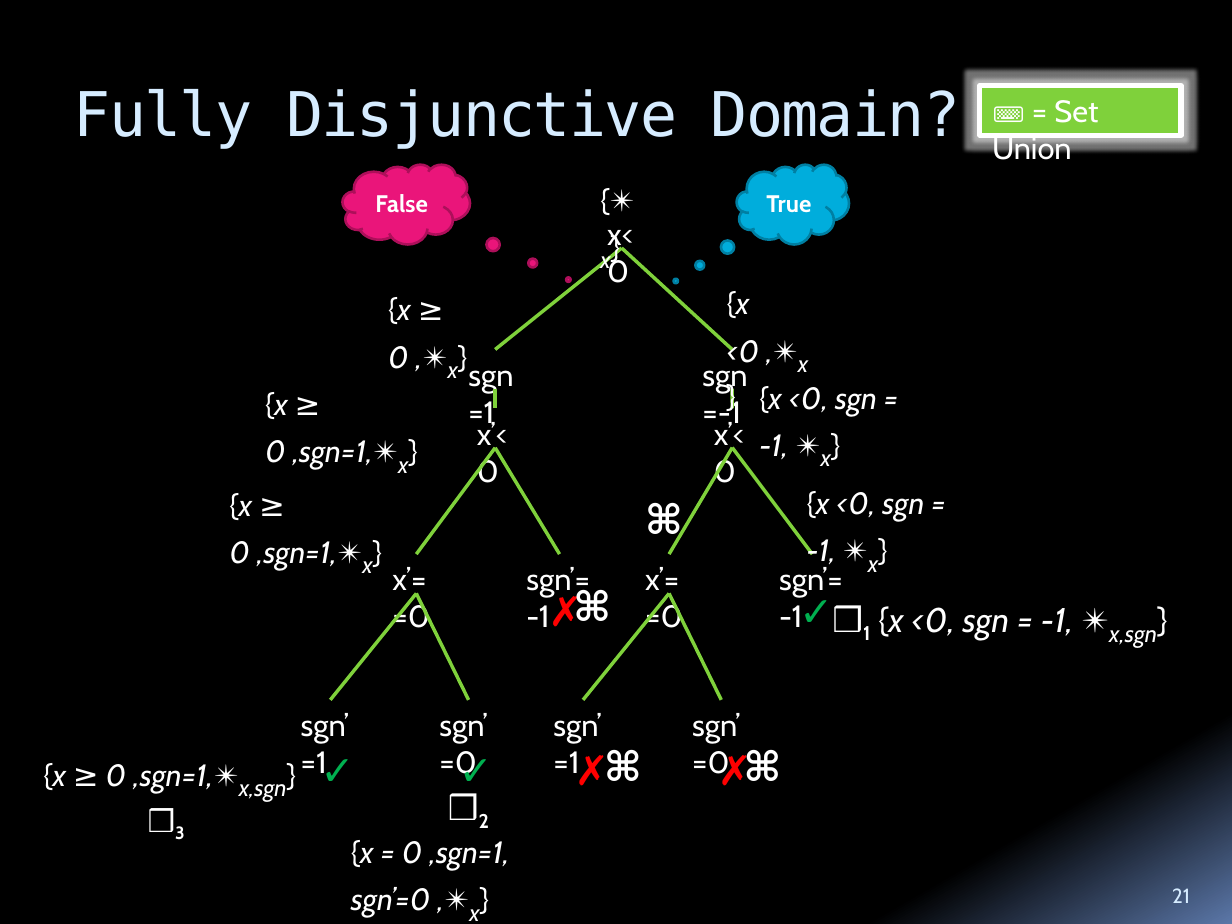
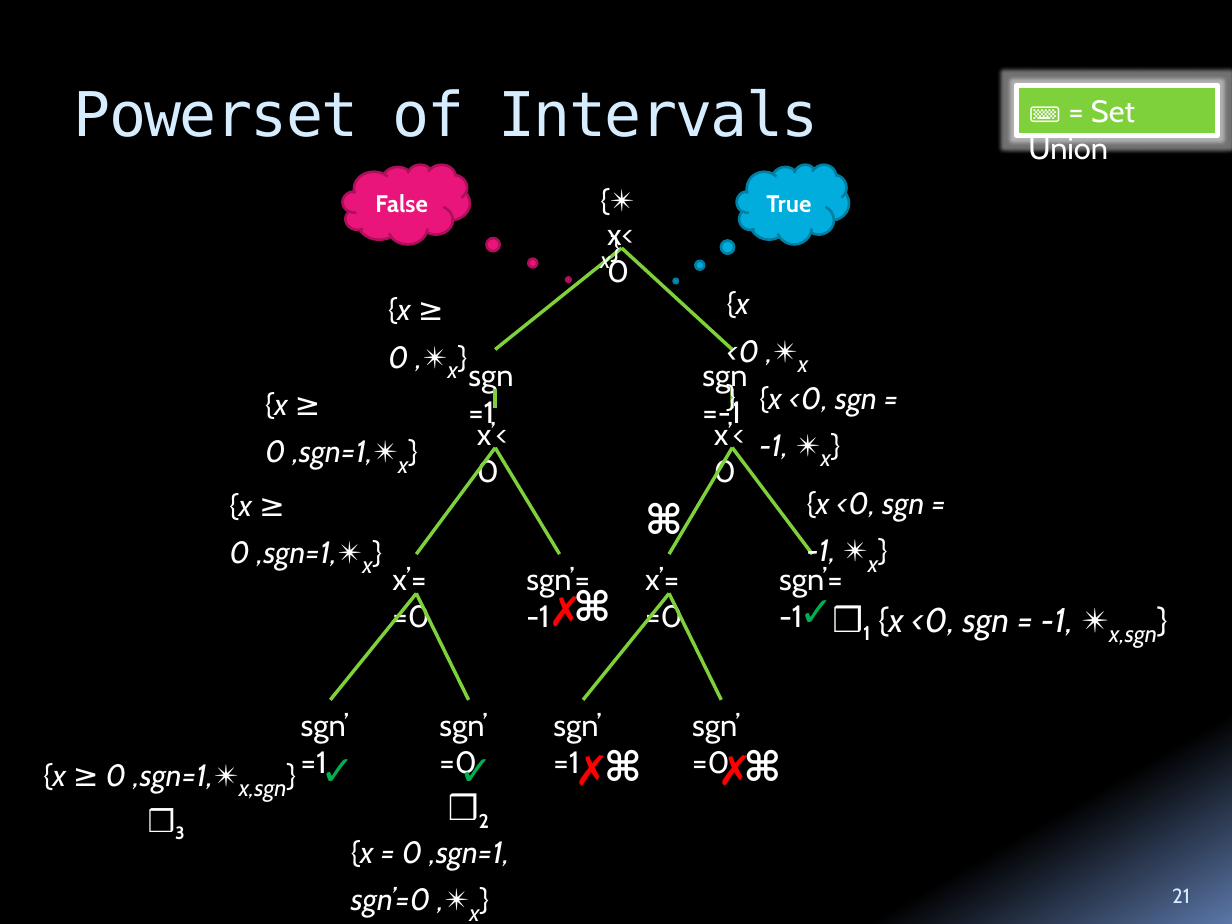
Before and after one commit to tech-srl/differential, a slide deck: slide 21 of doc/phd-proposal/Differential-PhD-Exam.pptx. Drawn at 1232x924 pixels with LibreOffice and Linux fonts; fonts in the diff are those of the drawing. Boxes give left, top, right and bottom in pixels: in the first picture for what was removed or moved away, otherwise in the second. Text is boxed around its words. In the diff, an @@ line names an element or a change of style, - is before the commit and + after.

```diff
--- a/doc/phd-proposal/Differential-PhD-Exam.pptx
+++ b/doc/phd-proposal/Differential-PhD-Exam.pptx
@@ title at (74,89,818,137): text changed @@
-Fully Disjunctive Domain?
+Powerset of Intervals
@@ rectangle "⌨ = Set Union": place and size @@
-rectangle "⌨ = Set Union" at (979,85,1180,134)
+rectangle "⌨ = Set Union" at (1016,85,1217,134)
```
Also in this commit, not shown: 11 other slides changed, 1 slide added.
